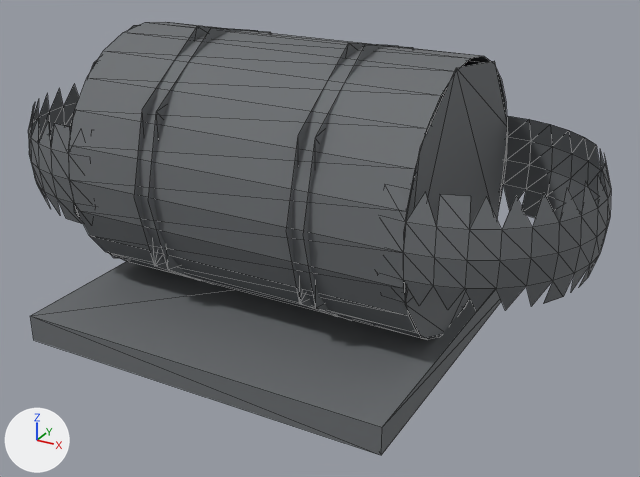
Renders of the glTF model prototype/assets/models/parts/logistics_tank.glb from each side of a commit.
Rendered twice from a 50 mm camera at (2.03, -3.43, 1.42) aimed at (0.16, -0.05, -0.27). The axes (+X, +Y, +Z) are drawn at lower left. The lights are the same throughout. The picture after the commit comes second. Mesh edges are drawn as thin lines. Where no turn or scale is listed for an object, it has been applied to the vertices. Vertices at exactly the same position are counted once.

In view in the first picture: 'logistics_tank'.
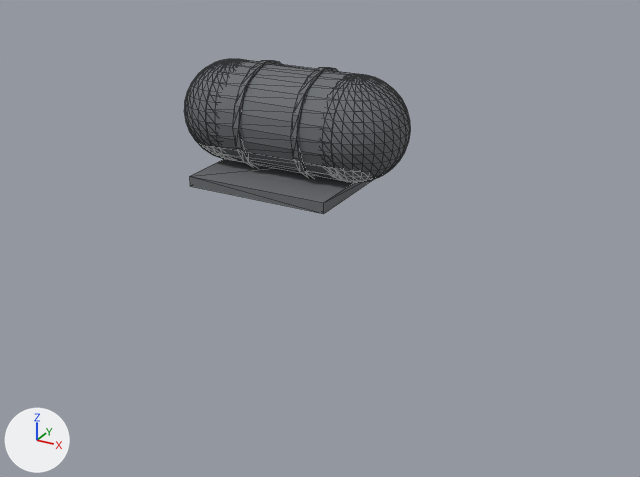
Diff of the bpy script that builds the scene:
```diff
--- a/prototype/assets/models/parts/logistics_tank.glb.py
+++ b/prototype/assets/models/parts/logistics_tank.glb.py
@@ me_cube_018 @@
 # used by ob_logistics_tank; location = (0.0, 0.0, 0.0)
-me_cube_018.from_pydata(...)  # 454 vertices, 536 faces; spans x -1.45..1.45, y -0.9..0.9, z -0.69..0.69
+me_cube_018.from_pydata(...)  # 1084 vertices, 2144 faces; spans x -0.56..0.56, y -0.35..0.35, z -0.03..0.51
+# me_cube_018 part 1: a new loose piece, a box spanning x -0.35..0.35, y -0.35..0.35, z -0.025..0.025, in mat_matte_grey_module (grey #6f7376)
+# me_cube_018 part 2: a new loose piece, a 24-sided cylinder along x spanning x -0.32..0.32, y -0.24..0.24, z 0.01..0.5, in mat_matte_grey_module (grey #6f7376)
+# me_cube_018 part 3: a new loose piece, a UV sphere (32 segments, 16 rings, poles along z) spanning x 0.09..0.56, y -0.24..0.24, z 0.02..0.5, in mat_matte_grey_module (grey #6f7376)
+# me_cube_018 part 4: a new loose piece, a UV sphere (32 segments, 16 rings, poles along z) spanning x -0.56..-0.09, y -0.24..0.24, z 0.02..0.5, in mat_matte_grey_module (grey #6f7376)
+# me_cube_018 part 5: a new loose piece, a 16-sided cylinder along x spanning x 0.135..0.165, y -0.255..0.255, z 0.0..0.51, in mat_matte_grey_module (grey #6f7376)
+# me_cube_018 part 6: a new loose piece, a 16-sided cylinder along x spanning x -0.165..-0.135, y -0.255..0.255, z 0.0..0.51, in mat_matte_grey_module (grey #6f7376)
+# me_cube_018 part 7: the loose piece of 171 vertices spanning x -1.45..-0.22, y -0.62..0.62, z -0.21..0.27 is deleted
+# me_cube_018 part 8: the loose piece of 170 vertices spanning x 0.22..1.45, y -0.62..0.62, z -0.21..0.27 is deleted
+# me_cube_018 part 9: the loose piece of 48 vertices spanning x -0.84..0.84, y -0.62..0.62, z -0.59..0.65 is deleted
+# me_cube_018 part 10: the loose piece of 11 vertices spanning x -0.84, y -0.61..0.62, z -0.58..0.65 is deleted
+# me_cube_018 part 11: the loose piece of 10 vertices spanning x 0.84, y -0.62..0.61, z -0.58..0.64 is deleted
+# me_cube_018 part 12: the loose piece of 9 vertices spanning x 0.35, y -0.66..0.65, z -0.62..0.69 is deleted
+# me_cube_018 part 13: the loose piece of 9 vertices spanning x 0.42, y -0.66..0.65, z -0.62..0.69 is deleted
+# me_cube_018 part 14: the loose piece of 9 vertices spanning x -0.42, y -0.66..0.65, z -0.62..0.69 is deleted
+# me_cube_018 part 15: the loose piece of 9 vertices spanning x -0.35, y -0.66..0.65, z -0.62..0.69 is deleted
+# me_cube_018 part 16: the loose piece of 8 vertices spanning x -0.9..0.9, y -0.9..0.9, z -0.69..-0.56 is deleted
 me_cube_018.materials.append(mat_matte_grey_module)
@@ ob_logistics_tank @@
 ob_logistics_tank = bpy.data.objects.new('logistics_tank', me_cube_018)
-ob_logistics_tank.location = (0.0, 0.0, 0.0)
+ob_logistics_tank.location = (0.0, 0.0, 0.025)
```

Location of each change, (x1, y1, x2, y2) in pixels of the pictures (640 x 477 px):
'logistics_tank', reshaped, moved (61% narrower, 64% shorter): before (28, 22, 611, 455); after (184, 59, 410, 214)
part 1 of me_cube_018, added: after (190, 159, 372, 214)
part 2 of me_cube_018, added: after (206, 59, 363, 181)
part 3 of me_cube_018, added: after (328, 74, 410, 183)
part 4 of me_cube_018, added: after (184, 59, 241, 160)
part 5 of me_cube_018, added: after (291, 67, 338, 179)
part 6 of me_cube_018, added: after (233, 60, 281, 168)
part 7 of me_cube_018, deleted: before (28, 85, 82, 224)
part 8 of me_cube_018, deleted: before (394, 116, 611, 311)
part 9 of me_cube_018, deleted: before (69, 22, 507, 340)
part 10 of me_cube_018, deleted: before (70, 25, 138, 258)
part 11 of me_cube_018, deleted: before (404, 61, 507, 339)
part 12 of me_cube_018, deleted: before (286, 43, 397, 317)
part 13 of me_cube_018, deleted: before (303, 45, 413, 321)
part 14 of me_cube_018, deleted: before (134, 26, 257, 281)
part 15 of me_cube_018, deleted: before (148, 28, 271, 284)
part 16 of me_cube_018, deleted: before (30, 261, 501, 455)
